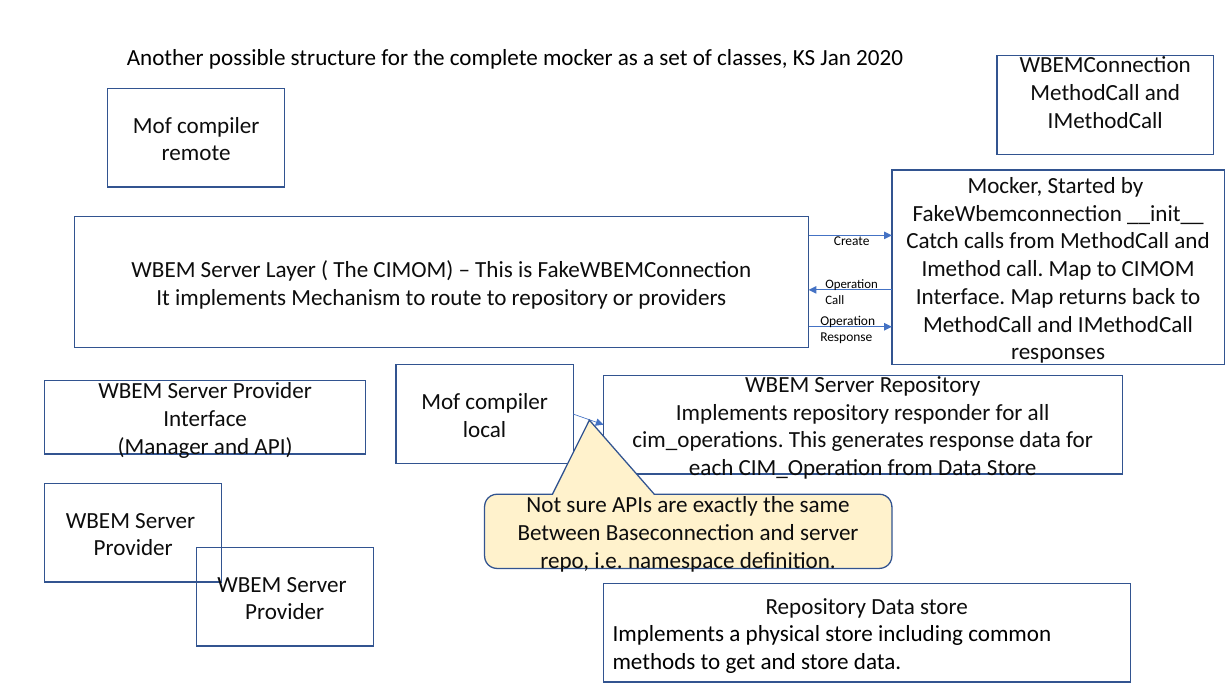
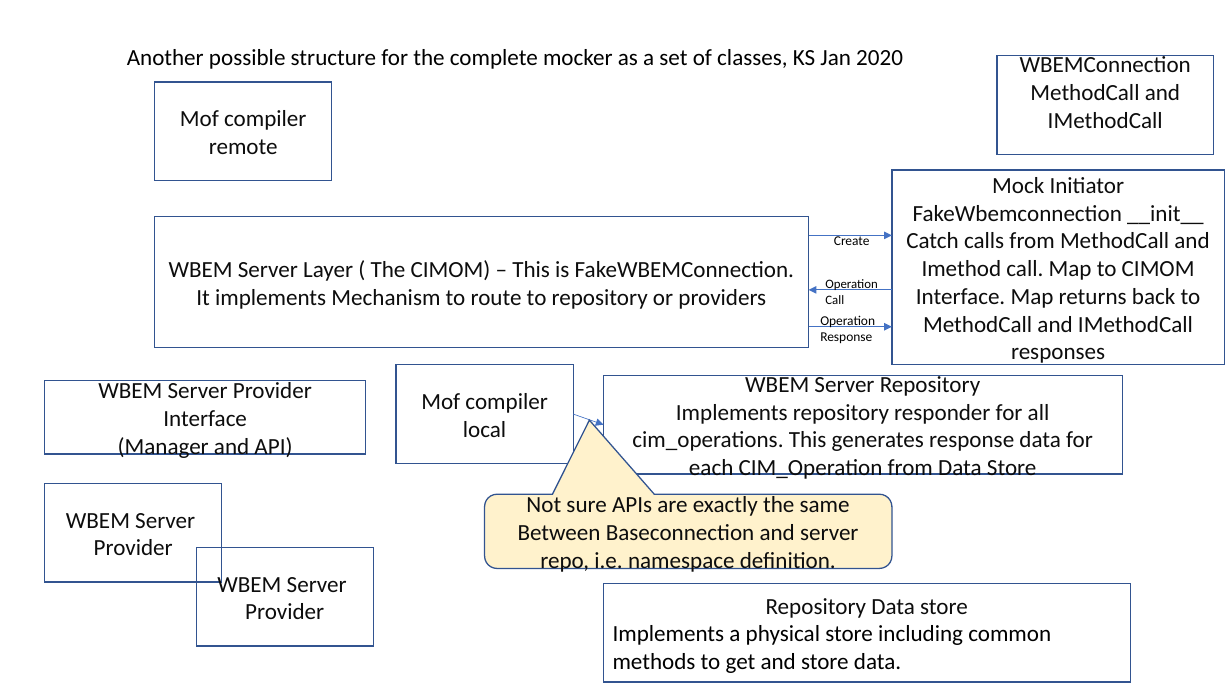
Before and after one commit to pywbem/pywbem, a slide deck: slide 9 of design/RepositoryStructure.pptx (slide 8 before the commit). Drawn at 1232x693 pixels with LibreOffice and Linux fonts; fonts in the diff are those of the drawing. Boxes give left, top, right and bottom in pixels: in the first picture for what was removed or moved away, otherwise in the second. Text is boxed around its words. In the diff, an @@ line names an element or a change of style, - is before the commit and + after.

```diff
--- a/design/RepositoryStructure.pptx
+++ b/design/RepositoryStructure.pptx
@@ rectangle "Mof compiler remote": place and size @@
-rectangle "Mof compiler remote" at [107,89,285,188]
+rectangle "Mof compiler remote" at [154,82,332,181]
@@ text in rectangle at [992,177,1125,193]: text changed @@
-Mocker, Started by
+Mock Initiator
@@ rectangle "WBEM Server Layer ( The ...": place and size @@
-rectangle "WBEM Server Layer ( The ..." at [75,216,809,348]
+rectangle "WBEM Server Layer ( The ..." at [154,216,809,348]
@@ text in rectangle at [169,260,794,281]: text changed @@
-WBEM Server Layer ( The CIMOM) – This is FakeWBEMConnection
+WBEM Server Layer ( The CIMOM) – This is FakeWBEMConnection.
```
Also in this commit, not shown: 3 other slides changed, 8 slides added.
